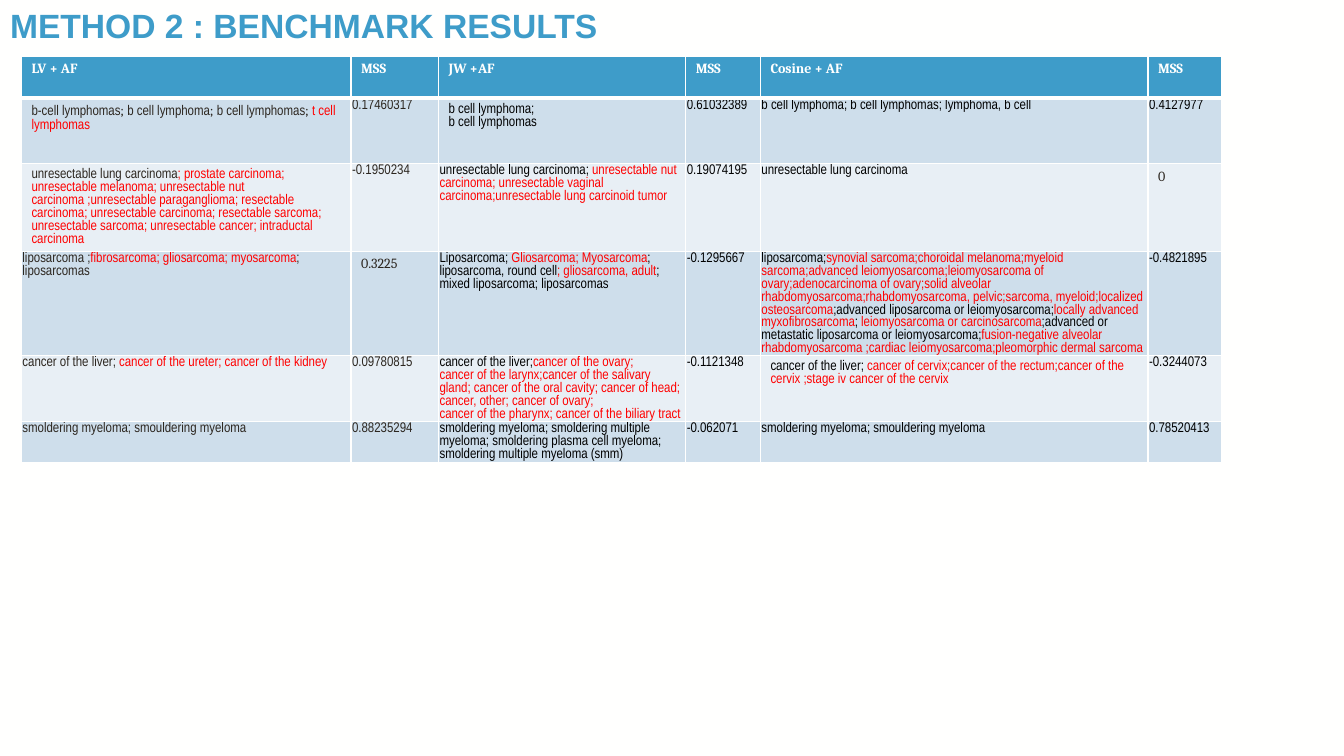
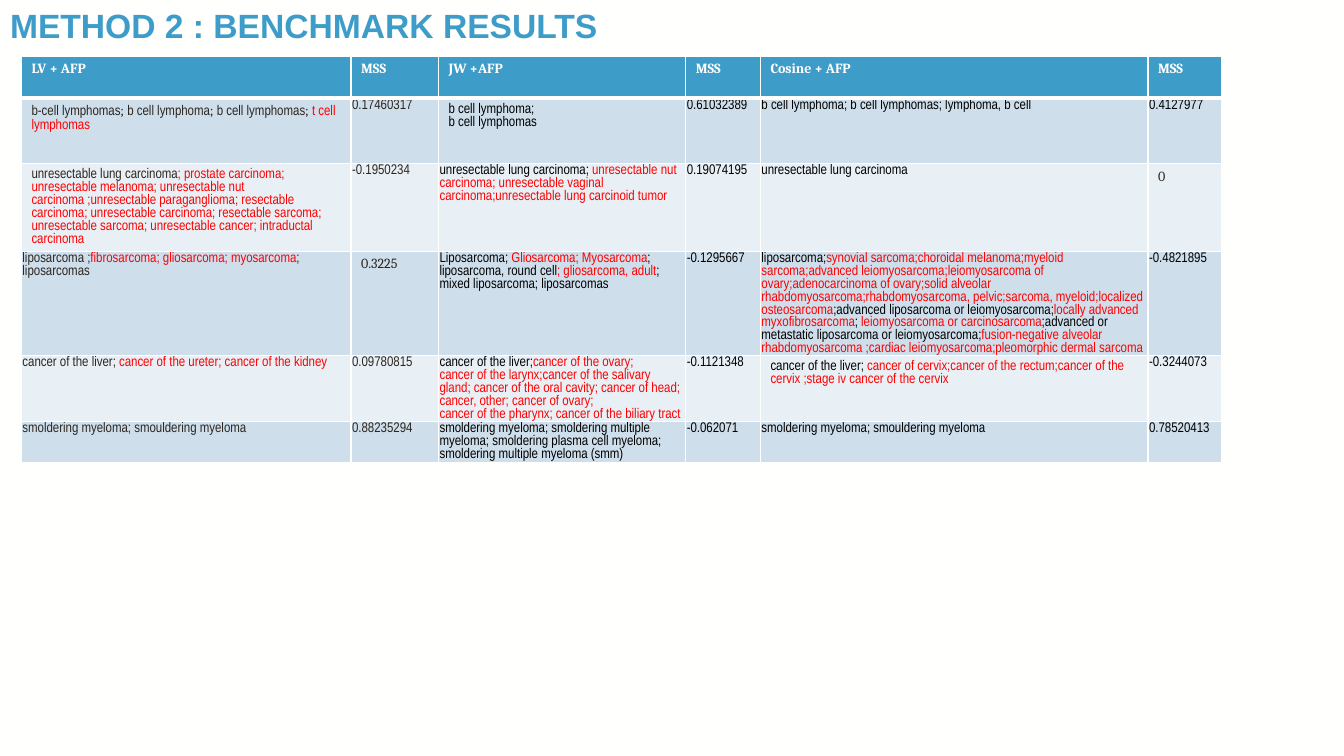
Before and after one commit to TaylorResearchLab/CANTOS, a slide deck: slide 20 of presentations/BIG_2024.pptx (slide 19 before the commit). Drawn at 1344x756 pixels with LibreOffice and Linux fonts; fonts in the diff are those of the drawing; background and template pictures are left out. Boxes give left, top, right and bottom in pixels: in the first picture for what was removed or moved away, otherwise in the second. Text is boxed around its words. In the diff, an @@ line names an element or a change of style, - is before the commit and + after.

```diff
--- a/presentations/BIG_2024.pptx
+++ b/presentations/BIG_2024.pptx
@@ table at <box>21,55,1222,634</box> @@
-row 1: LV + AF | MSS | JW +AF | MSS | Cosine + AF | MSS
+row 1: LV + AFP | MSS | JW +AFP | MSS | Cosine + AFP | MSS
```
Also in this commit, not shown: 15 other slides changed, 7 slides added, 2 slides removed, 1 other file.
